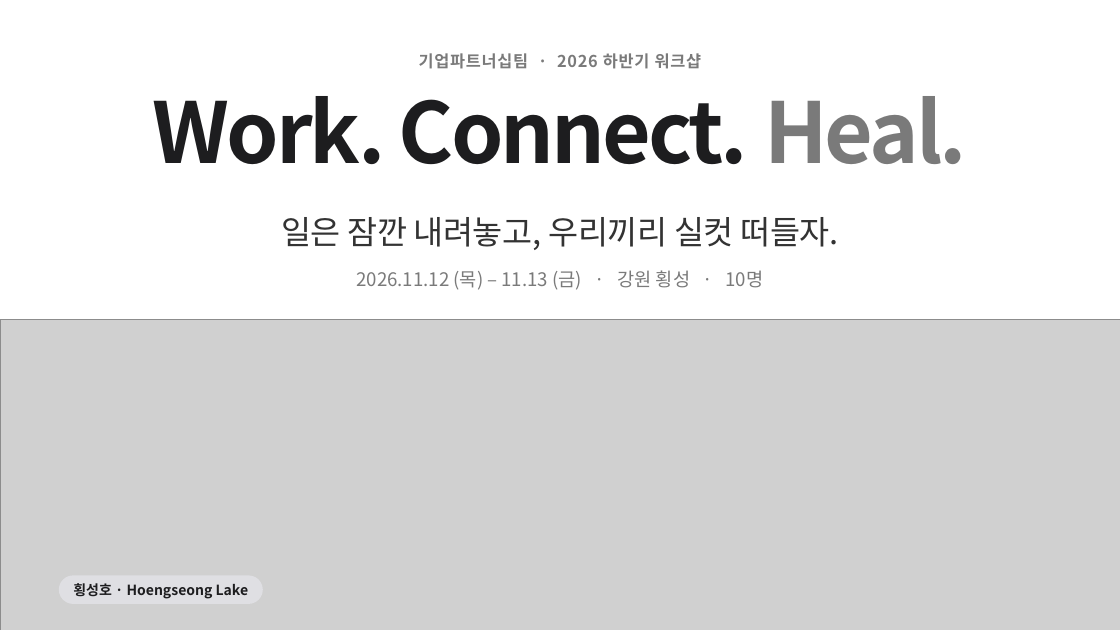
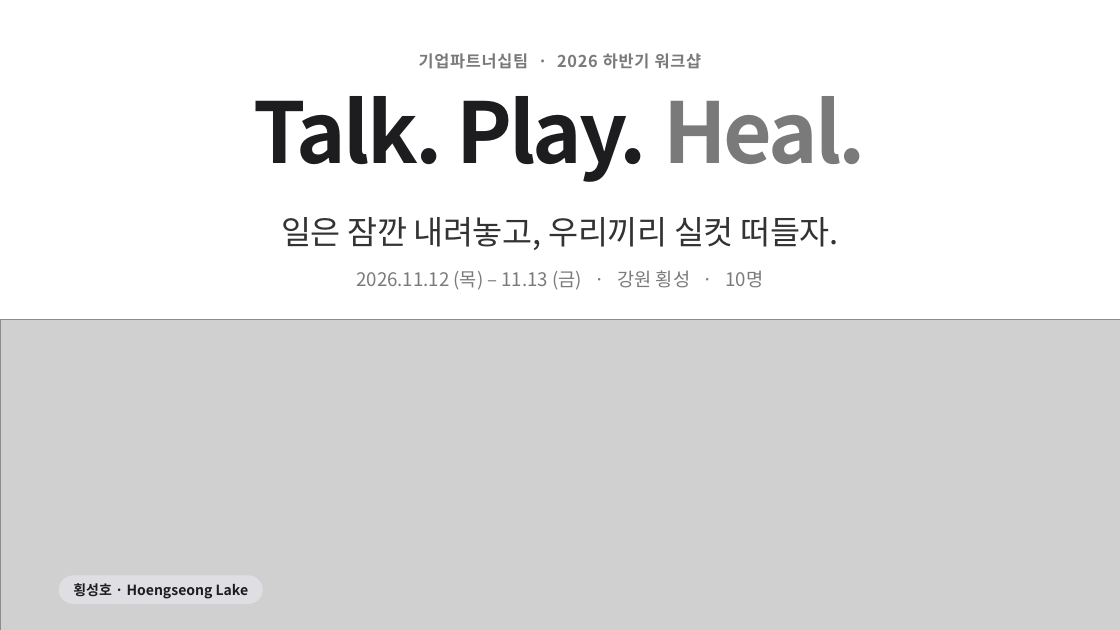
Before and after one commit to wvcsr/gipa-workshop-2026, a slide deck: slide 1 of 기파팀_하반기_워크샵_안내서.pptx. Drawn at 1120x630 pixels with LibreOffice and Linux fonts; fonts in the diff are those of the drawing; grey boxes stand for pictures. Boxes give left, top, right and bottom in pixels: in the first picture for what was removed or moved away, otherwise in the second. Text is boxed around its words. In the diff, an @@ line names an element or a change of style, - is before the commit and + after.

```diff
--- a/기파팀_하반기_워크샵_안내서.pptx
+++ b/기파팀_하반기_워크샵_안내서.pptx
@@ text at [254,96,866,182]: text changed @@
-Work. Connect. Heal.
+Talk. Play. Heal.
```
Also in this commit, not shown: 7 other slides changed, 2 slides added, 2 slides removed, 6 other files.
